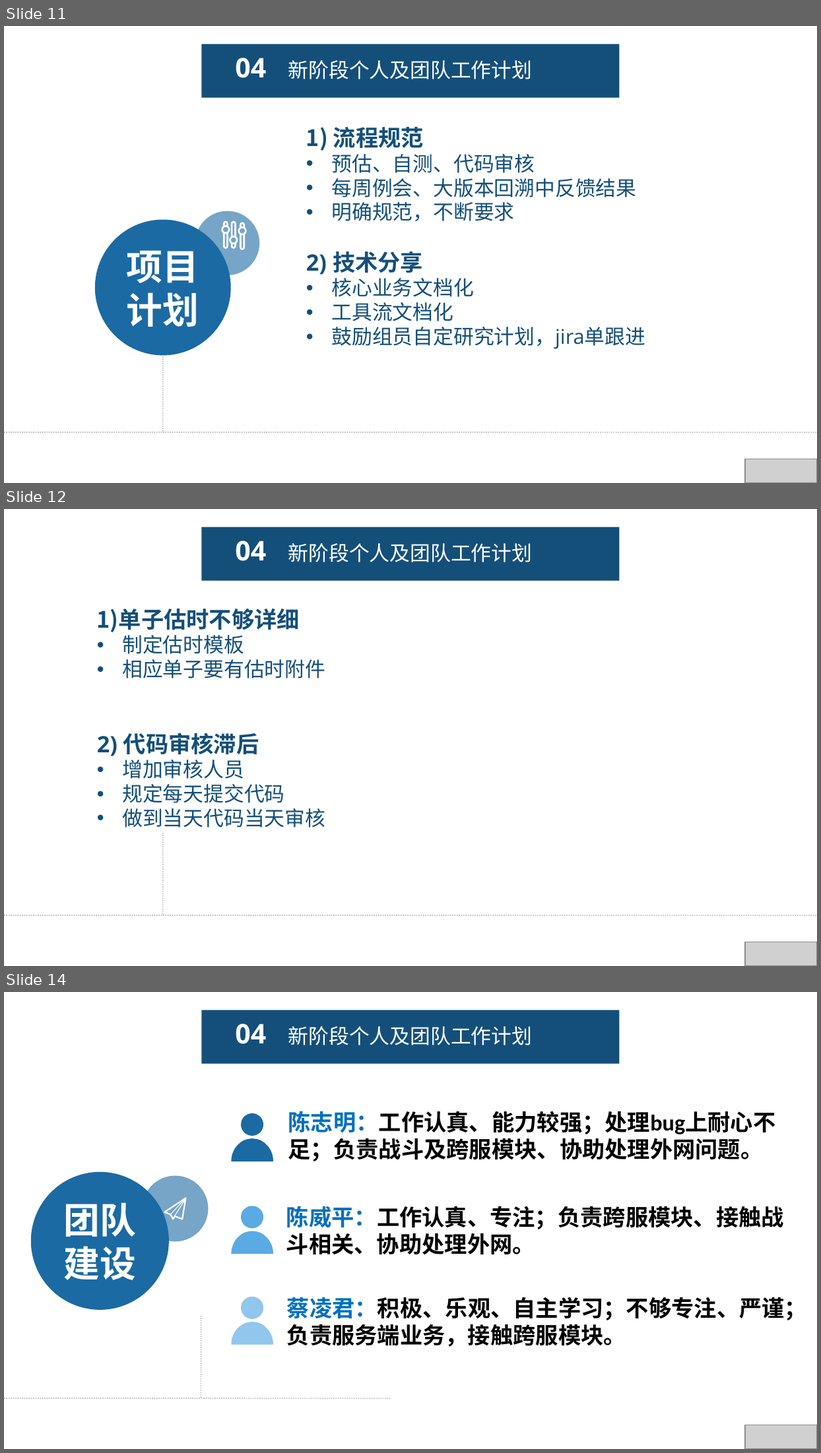
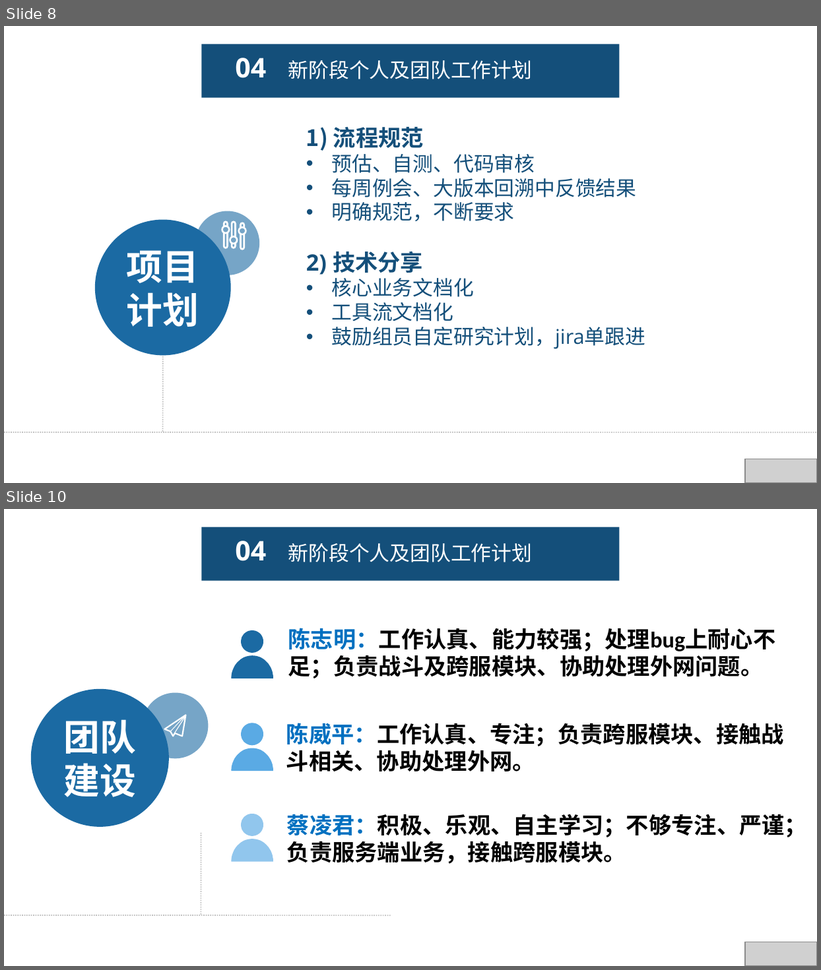
Before and after one commit to fengyuyu/world_rpg, a slide deck: 陈国锋-述职报告 .pptx. Shown one above the other, each under a label of ours: slides 11, 12 and 14 before the commit, slides 8 and 10 after it; the slides between them are not shown. The pictures are 821x1453 and 821x970 pixels, drawn with LibreOffice and Linux fonts; fonts in the diff are those of the drawing; grey boxes stand for pictures. Boxes give left, top, right and bottom in pixels: in the first picture for what was removed or moved away, otherwise in the second. Text is boxed around its words. In the diff, an @@ line names an element or a change of style, - is before the commit and + after.

```diff
--- a/陈国锋-述职报告 .pptx
+++ b/陈国锋-述职报告 .pptx
@@ slide 12 removed at (4,509,817,966), background #FFFFFF @@
@@ rectangle removed at (201,527,620,580) @@
@@ text removed at (235,541,266,561) @@
-04
@@ text removed at (288,543,533,562) @@
-新阶段个人及团队工作计划
@@ text removed at (97,609,325,828) @@
-1) 单子估时不够详细
-• 制定估时模板
-• 相应单子要有估时附件
-2) 代码审核滞后
-• 增加审核人员
-• 规定每天提交代码
-• 做到当天代码当天审核
@@ line removed from (162, 832) to (162, 916) @@
@@ line removed from (4, 916) to (817, 916) @@
@@ text removed at (280,915,320,916) @@
-70%
@@ picture removed at (745,943,817,966) @@
@@ what was slide 11 is now slide 8 @@
@@ what was slide 14 is now slide 10 @@
```
Also in this commit, not shown: 4 slides changed, 3 other slides removed, 2 other files.
